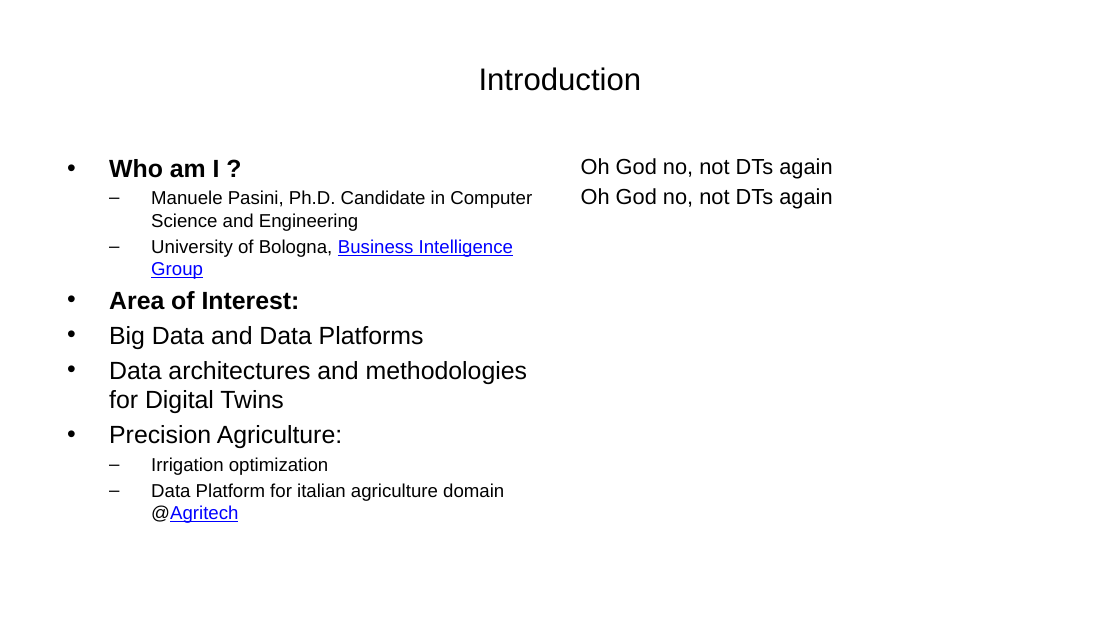
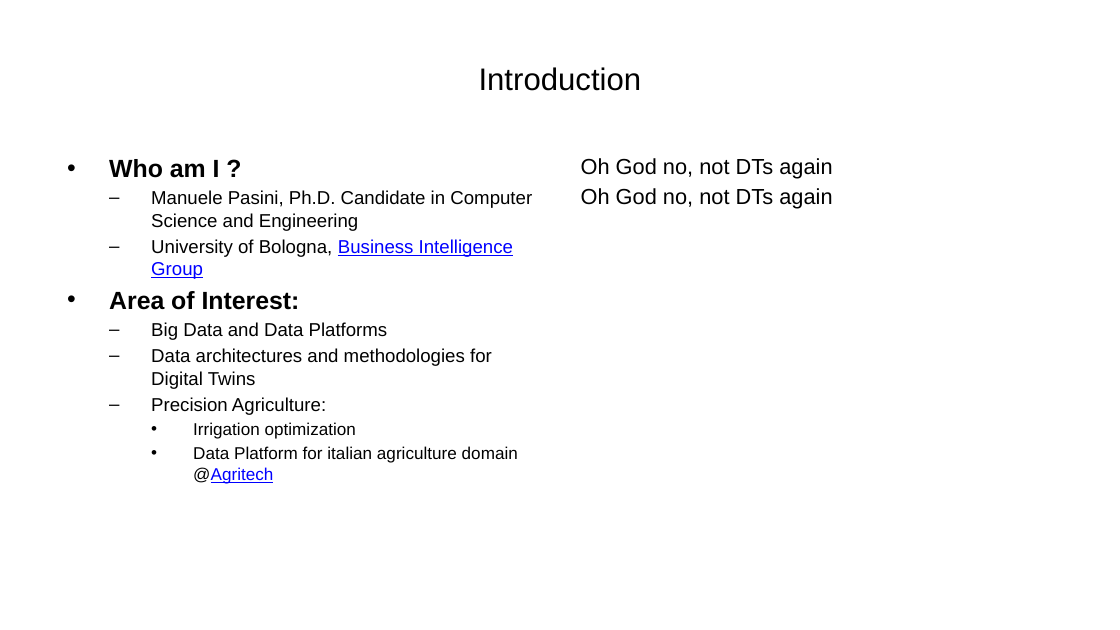
Before and after one commit to ManuelePasini/slides-markdown, a slide deck: slide 1 of ioanninaSlides.pptx. Drawn at 1120x630 pixels with LibreOffice and Linux fonts; fonts in the diff are those of the drawing. Boxes give left, top, right and bottom in pixels: in the first picture for what was removed or moved away, otherwise in the second. Text is boxed around its words. In the diff, an @@ line names an element or a change of style, - is before the commit and + after.

```diff
--- a/ioanninaSlides.pptx
+++ b/ioanninaSlides.pptx
@@ text at (151,322,518,484): size 16 to 12 pt in "Big Data and Data Platforms", "Data architectures and methodologies for Digital Twins", "Precision Agriculture:"; size 12 to 11 pt in "Irrigation optimization", "Data Platform for italian agriculture domain @Agritech"; bullet • to –; list level 1 to 2 in "Big Data and Data Platforms"; list level 1 to 2 in "Data architectures and methodologies for ..."; list level 1 to 2 in "Precision Agriculture:"; bullet – to •; list level 2 to 3 in "Irrigation optimization"; list level 2 to 3 in "Data Platform for italian agriculture ..." @@
```
Also in this commit, not shown: 4 other files.
